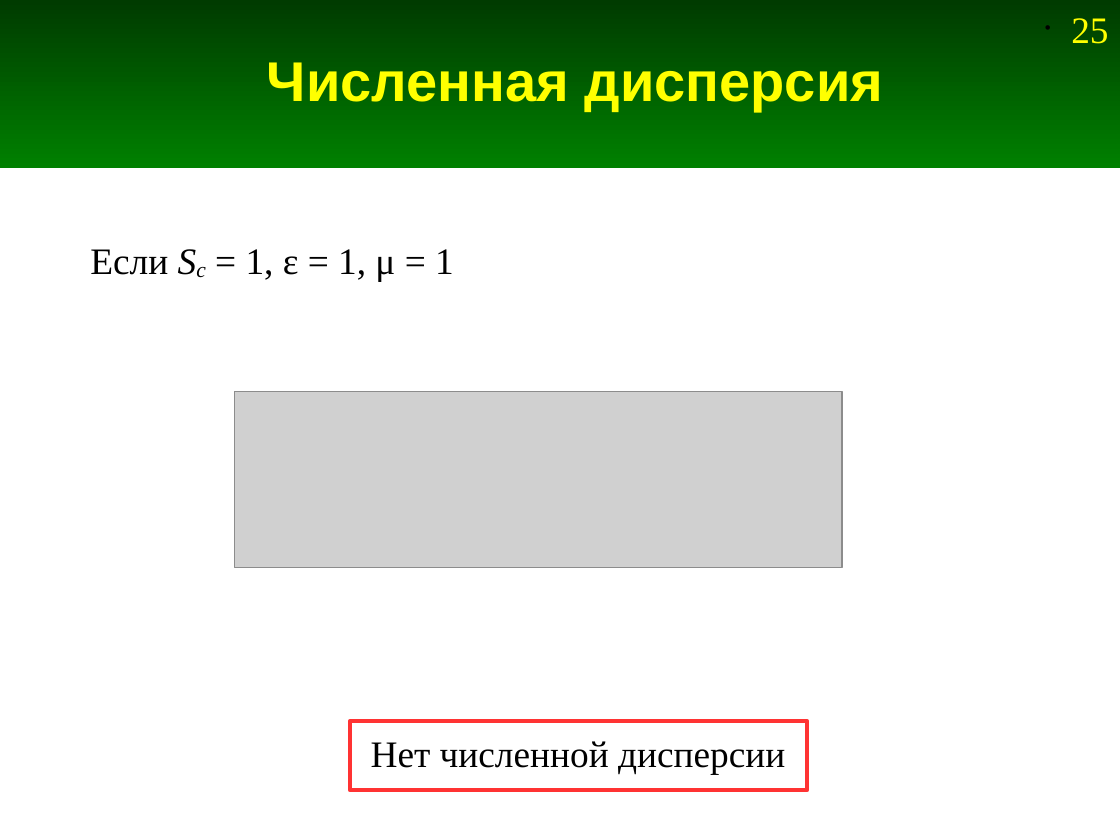
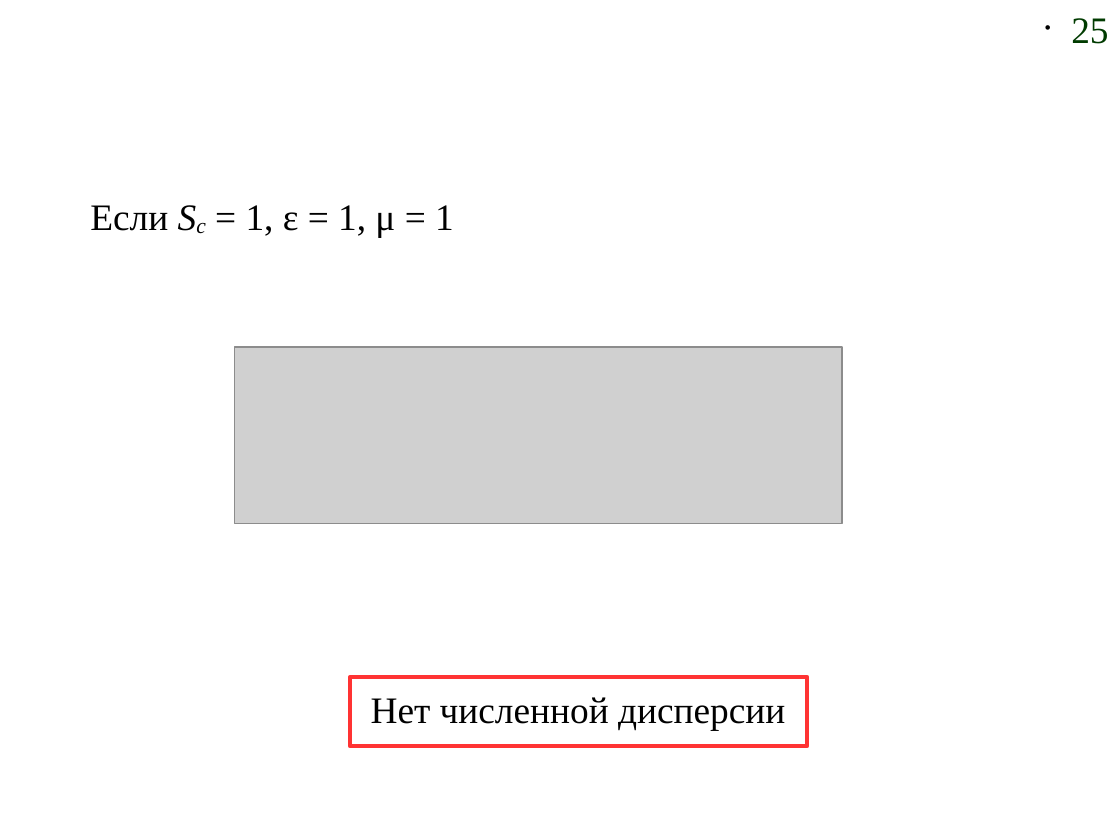
Before and after one commit to Jenyay/modelling, a slide deck: slide 25 of fdtd/presentations/11. FDTD-1D Numerical dispersion.odp. Drawn at 1120x840 pixels with LibreOffice and Linux fonts; fonts in the diff are those of the drawing; grey boxes stand for pictures. Boxes give left, top, right and bottom in pixels: in the first picture for what was removed or moved away, otherwise in the second. Text is boxed around its words. In the diff, an @@ line names an element or a change of style, - is before the commit and + after.

```diff
--- a/fdtd/presentations/11. FDTD-1D Numerical dispersion.odp
+++ b/fdtd/presentations/11. FDTD-1D Numerical dispersion.odp
@@ rectangle removed at (x1=0, y1=0, x2=1120, y2=168) @@
@@ page number at (x1=1071, y1=18, x2=1108, y2=44): text colour #FFFF00 to #003B00 @@
@@ title removed at (x1=267, y1=62, x2=883, y2=111) @@
-Численная дисперсия
@@ 2 texts, 1 picture, 1 rectangle moved together from (x1=90, y1=249, x2=842, y2=791) to (x1=90, y1=205, x2=842, y2=747) @@
```
Also in this commit, not shown: 10 other slides changed, 2 slides added, 2 slides removed, 2 other files.
